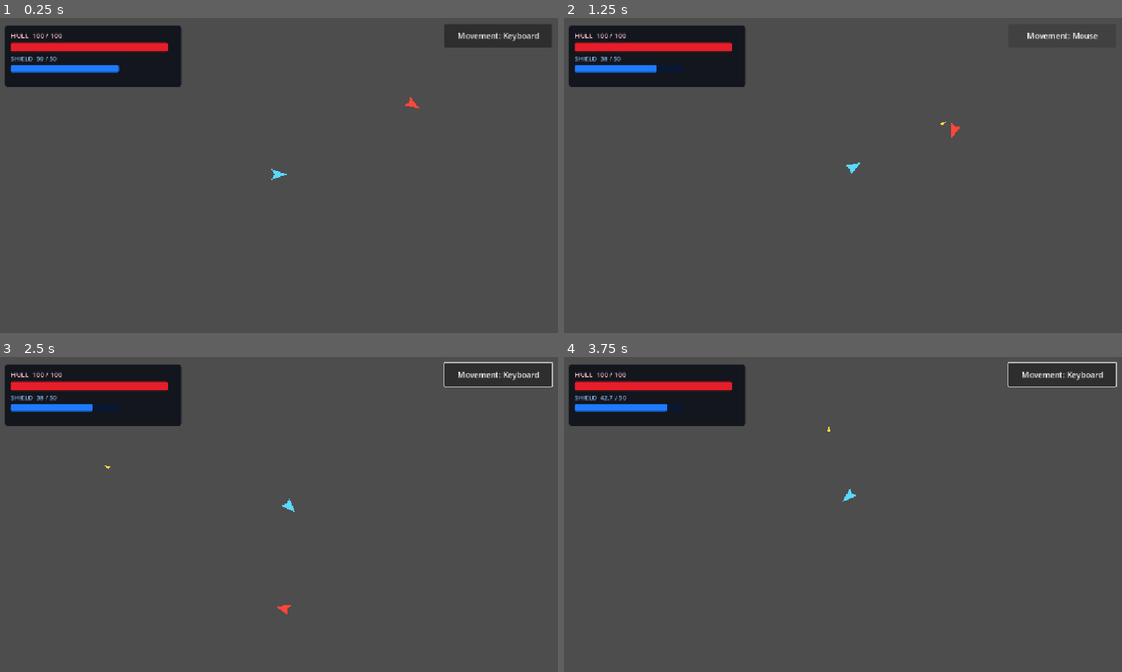
Above: before the commit, frames 1-4 (two rows, left to right).
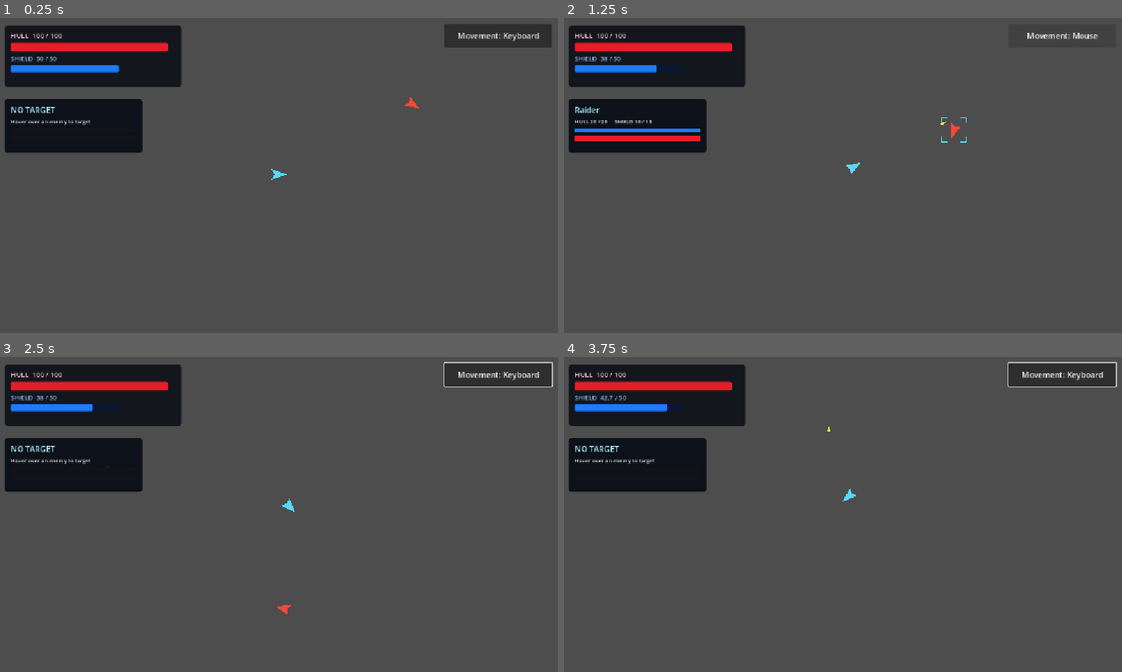
Above: after the commit, the same moments.

Repository: Bbran4/SpaceDelivery
Game: Godot game, scene res://scenes/tests/hud_test.tscn
Same seed, same stepped clock (60 frames per second), same inputs: the game is played once before the commit and once after it.
Inputs (mouse positions are in pixels of both pictures, inside the frame that each line leads up to):
- Up to frame 1 (0.25 s): no input
- Up to frame 2 (1.25 s): click "Movement: Keyboard" at 0.5 s
- Up to frame 3 (2.5 s): click "Movement: Mouse" at 1.25 s; move the mouse to (401, 498) at 2.02 s; hold D (right) from 2.03 s (still down); hold Tab from 2.03 s (still down)
- Up to frame 4 (3.75 s): move the mouse to (725, 530) at 2.77 s; release D (right) at 2.78 s; release Tab at 2.78 s; hold S (down) 2.78-3.53 s; tap Tab at 2.85 s; move the mouse to (898, 445) at 3.52 s; hold D (right) from 3.53 s (still down); hold Tab from 3.53 s (still down)

The runs differ from the first frame. In frame 1, 4.1% of the frame differs, in the area x 0-26%, y 25-43%; in frame 2, 4.2%, in the area x 0-73%, y 25-43%; in frame 3, 4.1%; in frame 4, 4.1%.

Commit message:
Fix targeting lifecycle and defer UI setup

Diff:
--- a/scripts/player_controller.gd
+++ b/scripts/player_controller.gd
@@ -41,13 +41,13 @@
 	if target_reticle_scene != null and get_tree().current_scene != null:
 		_reticle = target_reticle_scene.instantiate() as TargetReticle
 		if _reticle != null:
-			get_tree().current_scene.add_child(_reticle)
+			get_tree().current_scene.add_child.call_deferred(_reticle)
 			_reticle.player_ship = ship
 			_reticle.target_radius = mouse_target_radius
 
 	if target_hud_scene != null and get_tree().current_scene != null:
 		var target_hud: Node = target_hud_scene.instantiate()
-		get_tree().current_scene.add_child(target_hud)
+		get_tree().current_scene.add_child.call_deferred(target_hud)
 
 
 func _process(_delta: float) -> void:
@@ -79,7 +79,7 @@
 func _update_targeting() -> void:
 	var new_target: Ship
 	if movement_mode == MovementMode.MOUSE:
-		if is_instance_valid(_cycled_target) and not _cycled_target.is_destroyed:
+		if is_instance_valid(_cycled_target) and not _cycled_target.is_destroyed and _cycled_target.is_inside_tree():
 			if ship.global_position.distance_to(_cycled_target.global_position) <= _get_player_weapon_range():
 				new_target = _cycled_target
 			else:
@@ -91,11 +91,14 @@
 	else:
 		new_target = _find_enemy_under_mouse()
 
+	if not is_instance_valid(new_target):
+		new_target = null
+
 	if new_target != current_target:
 		current_target = new_target
 		target_changed.emit(current_target)
 
-	if _reticle != null:
+	if is_instance_valid(_reticle):
 		if movement_mode == MovementMode.MOUSE:
 			_reticle.follow_mouse = false
 			_reticle.target = current_target
@@ -109,7 +112,7 @@
 	var nearest_distance: float = _get_player_weapon_range()
 	for node: Node in get_tree().get_nodes_in_group("enemy"):
 		var enemy: Ship = node as Ship
-		if enemy == null or enemy.is_destroyed:
+		if enemy == null or enemy.is_destroyed or not enemy.is_inside_tree():
 			continue
 		var distance: float = ship.global_position.distance_to(enemy.global_position)
 		if distance <= nearest_distance:
@@ -142,7 +145,7 @@
 	var enemies: Array[Ship] = []
 	for node: Node in get_tree().get_nodes_in_group("enemy"):
 		var enemy: Ship = node as Ship
-		if enemy != null and not enemy.is_destroyed and ship.global_position.distance_to(enemy.global_position) <= _get_player_weapon_range():
+		if enemy != null and not enemy.is_destroyed and enemy.is_inside_tree() and ship.global_position.distance_to(enemy.global_position) <= _get_player_weapon_range():
 			enemies.append(enemy)
 	if enemies.is_empty():
 		_cycled_target = null
